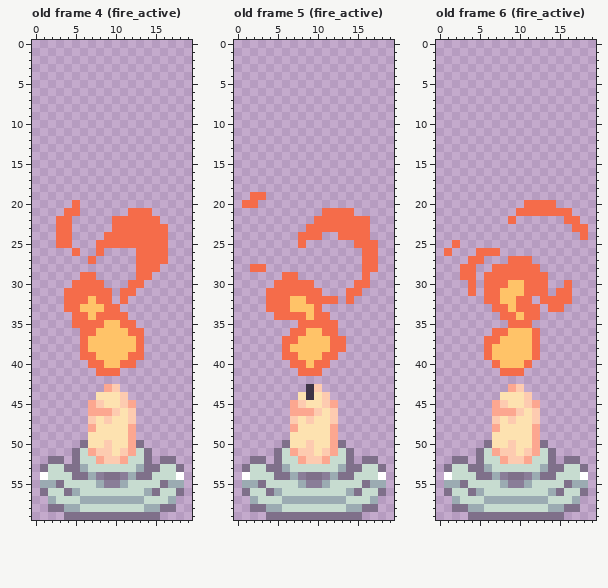
Pixel-art file -- Assets/Art/Levels/[Level4]CastleMain/candle light.aseprite. Above: the version before the commit.
20x60 pixels, 8 frames. Shown: old frame 4 (fire_active), old frame 5 (fire_active), old frame 6 (fire_active). The commit also changed other frames, which this record leaves out.
Once edited:
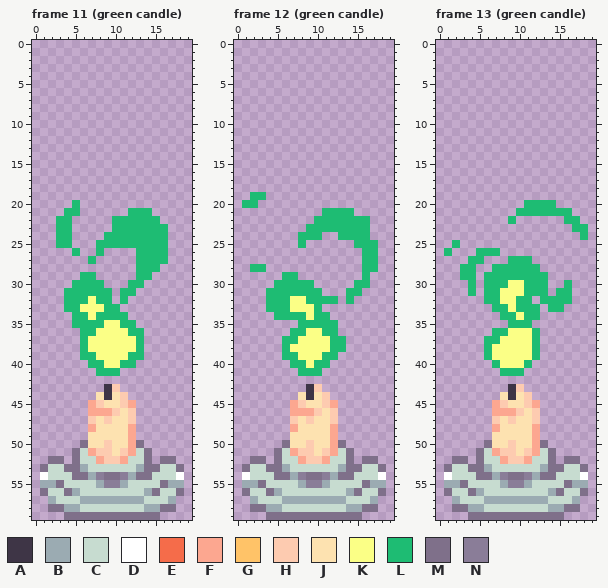
Palette (. is transparent): A #3e3546  B #9babb2  C #c7dcd0  D #ffffff  E #f56c4a  F #fca790  G #ffc368  H #fdcbb0  J #fde2b0  K #fbff86  L #1ebc73  M #7f708a  N #8a7d98
A new or re-ordered frame is compared with the old frame closest to it.
Commit: yay candles
The edit:
frames 8 -> 15
--- frame 11 (green candle) is new; against old frame 4 (fire_active)
@@ x 0..19 @@
 19 ....................
-20 .....E..............
-21 ....EE......EEE.....
-22 ...EE.....EEEEEE....
-23 ...EE.....EEEEEEE...
-24 ...EE....EEEEEEEE...
-25 ...EE...EEEEEEEEE...
-26 .....E..E....EEEE...
-27 .......E.....EEEE...
-28 .............EEE....
-29 ......EE.....EE.....
-30 .....EEEE...EE......
-31 ....EEEEEE.EE.......
-32 ....EEEGEE.E........
-33 ....EEGGGEE.........
-34 .....EEGEEEE........
-35 .....EEEEGGEE.......
-36 ......EEGGGGEE......
-37 ......EGGGGGGE......
-38 ......EGGGGGGE......
-39 ......EEGGGGEE......
-40 .......EEGGEE.......
-41 ........EEE.........
+20 .....L..............
+21 ....LL......LLL.....
+22 ...LL.....LLLLLL....
+23 ...LL.....LLLLLLL...
+24 ...LL....LLLLLLLL...
+25 ...LL...LLLLLLLLL...
+26 .....L..L....LLLL...
+27 .......L.....LLLL...
+28 .............LLL....
+29 ......LL.....LL.....
+30 .....LLLL...LL......
+31 ....LLLLLL.LL.......
+32 ....LLLKLL.L........
+33 ....LLKKKLL.........
+34 .....LLKLLLL........
+35 .....LLLLKKLL.......
+36 ......LLKKKKLL......
+37 ......LKKKKKKL......
+38 ......LKKKKKKL......
+39 ......LLKKKKLL......
+40 .......LLKKLL.......
+41 ........LLL.........
 42 ....................
-43 .........FH.........
-44 ........JJJH........
+43 .........AH.........
+44 ........JAJH........
 45 .......FHJJHF.......
--- frame 12 (green candle) is new; against old frame 5 (fire_active)
@@ x 0..19 @@
 18 ....................
-19 ..EE................
-20 .EE.................
-21 ...........EEEE.....
-22 ..........EEEEEEE...
-23 .........EEEEEEEE...
-24 ........EEE..EEEE...
-25 ........E......EEE..
-26 ................EE..
-27 ................EE..
-28 ..EE............EE..
-29 ......EE........E...
-30 .....EEEEE.....EE...
-31 ....EEEEEEE...EE....
-32 ....EEEGGEEEE.E.....
-33 ....EEEGGGE.........
-34 .....EEEEGEE........
-35 ........EEEEE.......
-36 .......EEGGEE.......
-37 ......EEGGGGEE......
-38 ......EGGGGGEE......
-39 ......EEGGGEE.......
-40 .......EEGEE........
-41 ........EEE.........
+19 ..LL................
+20 .LL.................
+21 ...........LLLL.....
+22 ..........LLLLLLL...
+23 .........LLLLLLLL...
+24 ........LLL..LLLL...
+25 ........L......LLL..
+26 ................LL..
+27 ................LL..
+28 ..LL............LL..
+29 ......LL........L...
+30 .....LLLLL.....LL...
+31 ....LLLLLLL...LL....
+32 ....LLLKKLLLL.L.....
+33 ....LLLKKKL.........
+34 .....LLLLKLL........
+35 ........LLLLL.......
+36 .......LLKKLL.......
+37 ......LLKKKKLL......
+38 ......LKKKKKLL......
+39 ......LLKKKLL.......
+40 .......LLKLL........
+41 ........LLL.........
 42 ....................
--- frame 13 (green candle) is new; against old frame 6 (fire_active)
@@ x 0..19 @@
 19 ....................
-20 ...........EEEE.....
-21 ..........EEEEEEE...
-22 .........E......EE..
-23 .................EE.
-24 ..................E.
-25 ..E.................
-26 .E...EEE............
-27 ....EE...EEE........
-28 ...EE..EEEEEE.......
-29 ...EE.EEEEEEEE......
-30 ....E.EEEGGEEE..E...
-31 ....E.EEGGGEEE.EE...
-32 ......EEGGEE.EEEE...
-33 .......EEGEEE.EE....
-34 ........EEGEE.......
-35 .........EEE........
-36 .......EEGGGE.......
-37 ......EEGGGGE.......
-38 ......EGGGGGE.......
-39 ......EGGGGGE.......
-40 .......EGGGE........
-41 ........EEE.........
+20 ...........LLLL.....
+21 ..........LLLLLLL...
+22 .........L......LL..
+23 .................LL.
+24 ..................L.
+25 ..L.................
+26 .L...LLL............
+27 ....LL...LLL........
+28 ...LL..LLLLLL.......
+29 ...LL.LLLLLLLL......
+30 ....L.LLLKKLLL..L...
+31 ....L.LLKKKLLL.LL...
+32 ......LLKKLL.LLLL...
+33 .......LLKLLL.LL....
+34 ........LLKLL.......
+35 .........LLL........
+36 .......LLKKKL.......
+37 ......LLKKKKL.......
+38 ......LKKKKKL.......
+39 ......LKKKKKL.......
+40 .......LKKKL........
+41 ........LLL.........
 42 ....................
-43 .........FH.........
-44 ........JJJH........
+43 .........AH.........
+44 ........JAJH........
 45 .......FHJJHF.......
